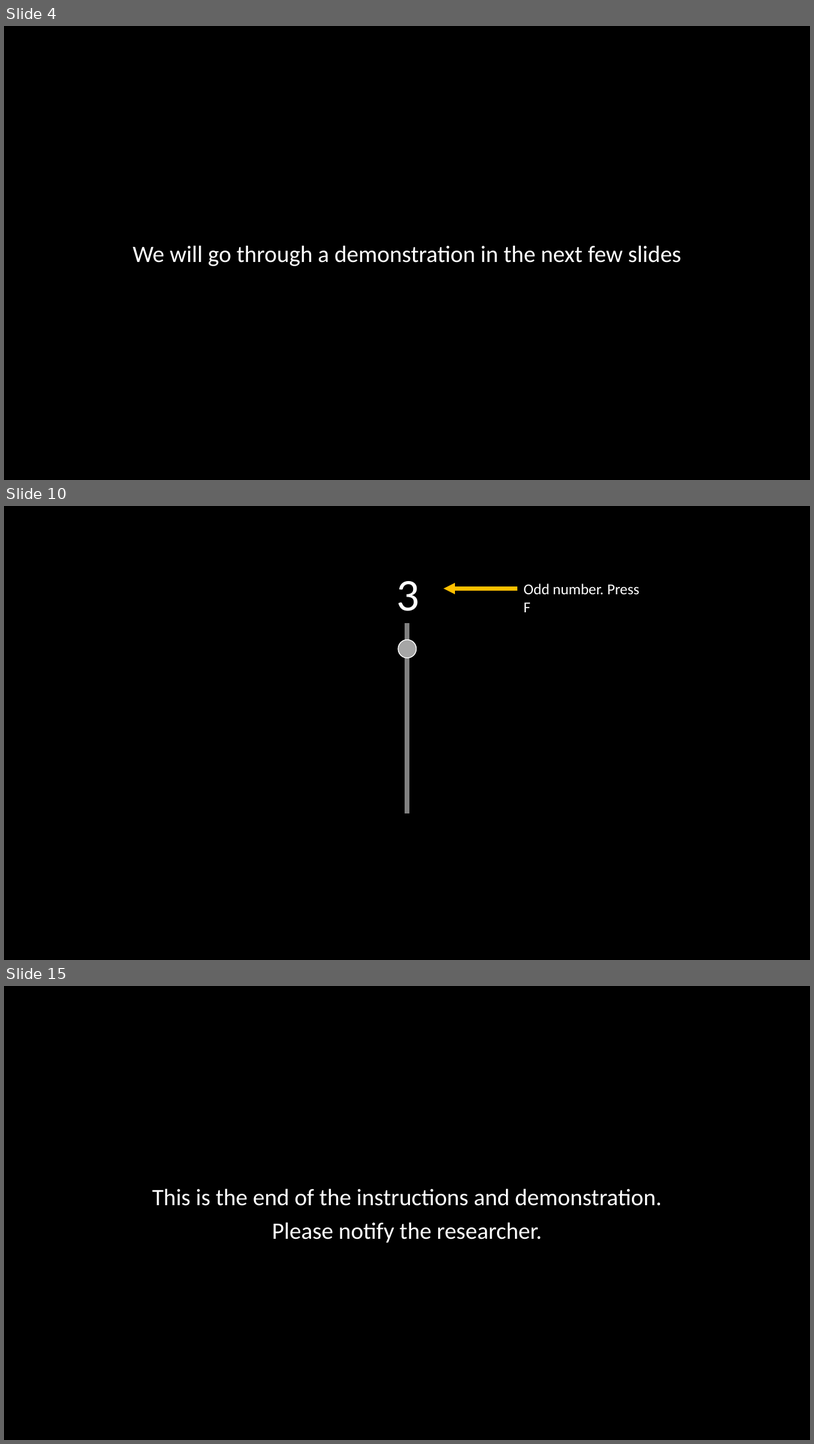
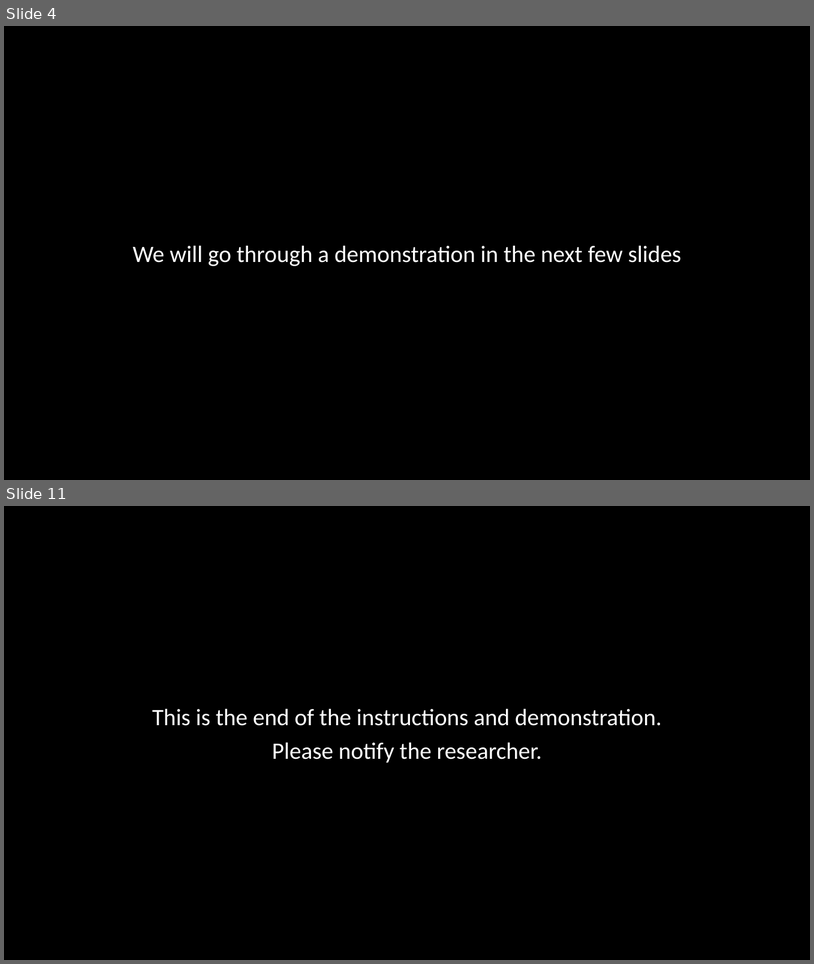
Before and after one commit to winsonfzyang/mindfulness_flexibility, a slide deck: instructions/affflex.pptx. Shown one above the other, each under a label of ours: slides 4, 10 and 15 before the commit, slides 4 and 11 after it; the slides between them are not shown. The pictures are 814x1444 and 814x964 pixels, drawn with LibreOffice and Linux fonts; fonts in the diff are those of the drawing. Boxes give left, top, right and bottom in pixels: in the first picture for what was removed or moved away, otherwise in the second. Text is boxed around its words. In the diff, an @@ line names an element or a change of style, - is before the commit and + after.

```diff
--- a/instructions/affflex.pptx
+++ b/instructions/affflex.pptx
@@ slide 10 removed at [4,506,810,960], background #000000 @@
@@ text removed at [397,581,420,611] @@
-3
@@ arrow removed from (518, 588) to (444, 588) @@
@@ text removed at [524,583,640,612] @@
-Odd number. Press F
@@ line removed from (408, 624) to (408, 813) @@
@@ ellipse removed at [398,640,417,658] @@
@@ what was slide 15 is now slide 11 @@
```
Also in this commit, not shown: 2 slides changed, 6 slides added, 9 other slides removed, 1 other file.
